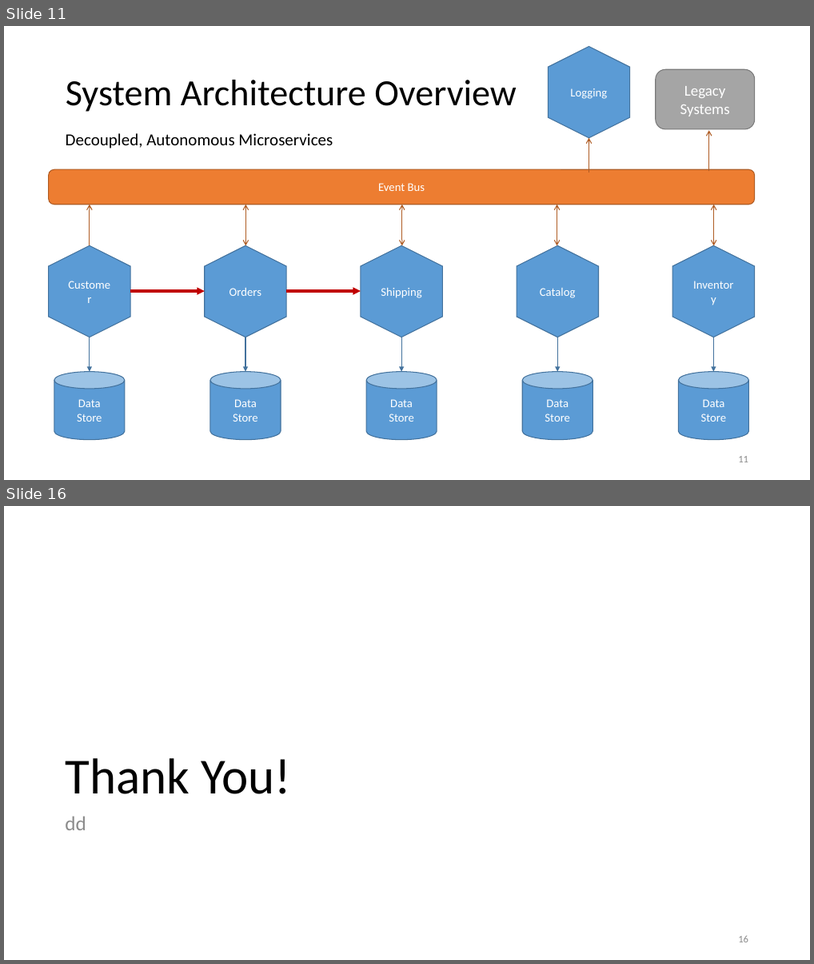
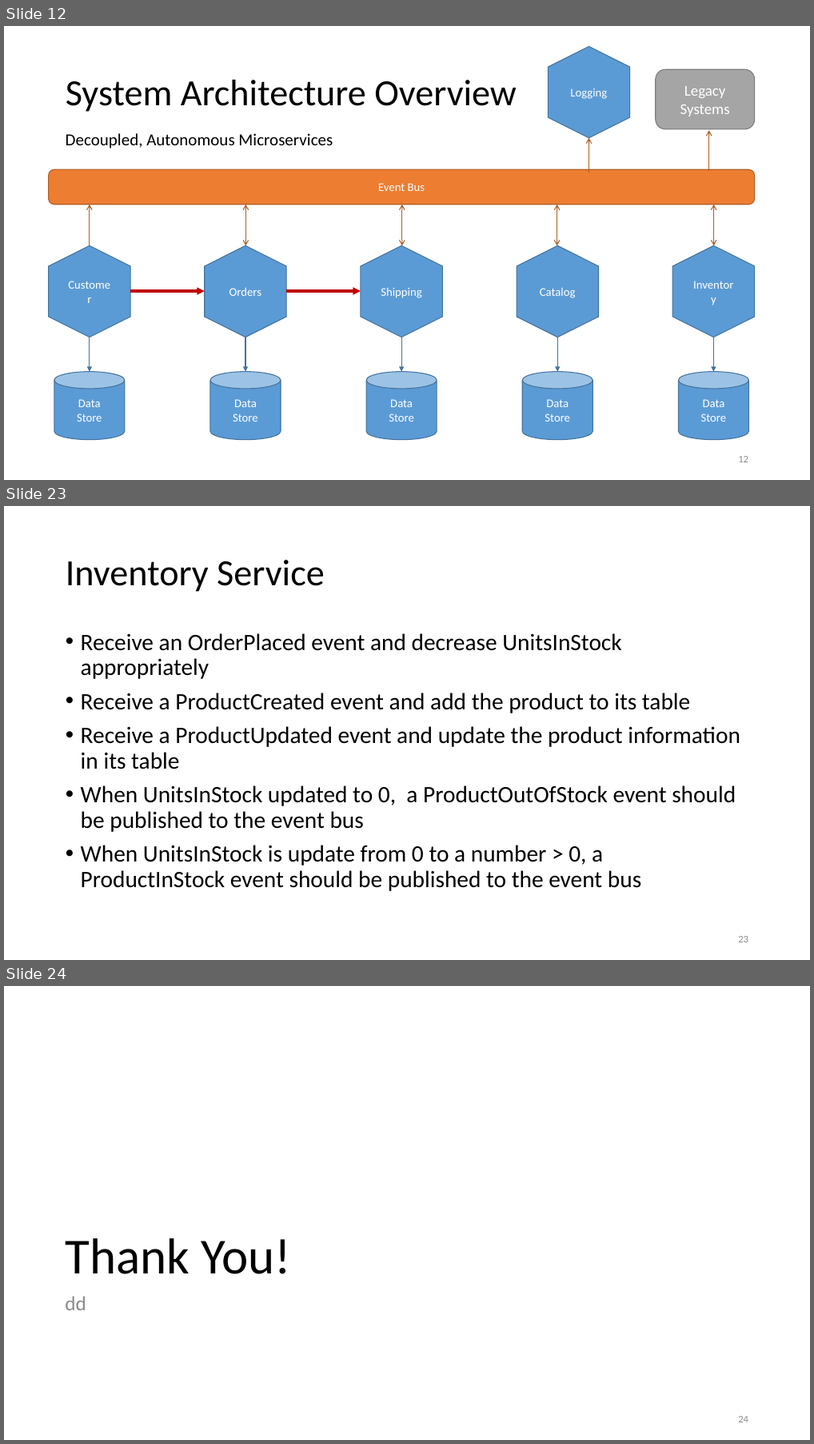
Before and after one commit to jpenniman/java-ms-training, a slide deck: slide-decks/microservices-RI.pptx. Shown one above the other, each under a label of ours: slides 11 and 16 before the commit, slides 12, 23 and 24 after it; the slides between them are not shown. The pictures are 814x964 and 814x1444 pixels, drawn with LibreOffice and Linux fonts; fonts in the diff are those of the drawing; background and template pictures are left out. Boxes give left, top, right and bottom in pixels: in the first picture for what was removed or moved away, otherwise in the second. Text is boxed around its words. In the diff, an @@ line names an element or a change of style, - is before the commit and + after.

```diff
--- a/slide-decks/microservices-RI.pptx
+++ b/slide-decks/microservices-RI.pptx
@@ slide 23 added at (4,506,810,960), background #FFFFFF @@
@@ title added at (66,560,325,592), 44 pt, text #000000 @@
+Inventory Service
@@ text added at (81,633,741,891), 28 pt, text #000000 @@
+• Receive an OrderPlaced event and decrease UnitsInStock appropriately
+• Receive a ProductCreated event and add the product to its table
+• Receive a ProductUpdated event and update the product information in its table
+• When UnitsInStock updated to 0, a ProductOutOfStock event should be published to the event bus
+• When UnitsInStock is update from 0 to a number > 0, a ProductInStock event should be published to the event bus
@@ page number added at (738,936,749,942), 12 pt, text #8C8C8C @@
+23
@@ what was slide 11 is now slide 12 @@
@@ what was slide 16 is now slide 24 @@
@@ page number at (738,1416,749,1422): text changed @@
-16
+24
```
Also in this commit, not shown: 8 slides changed, 7 other slides added.
